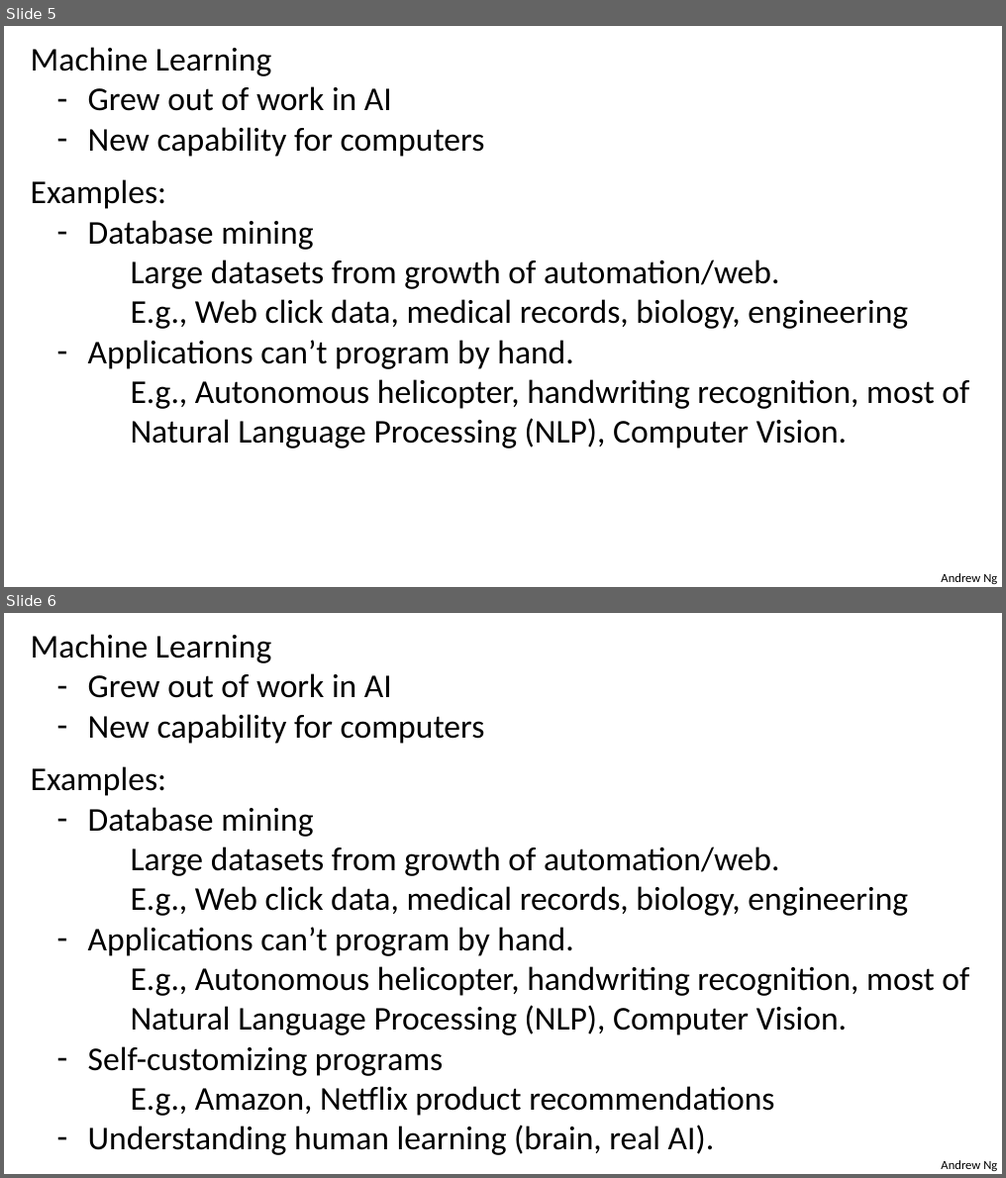
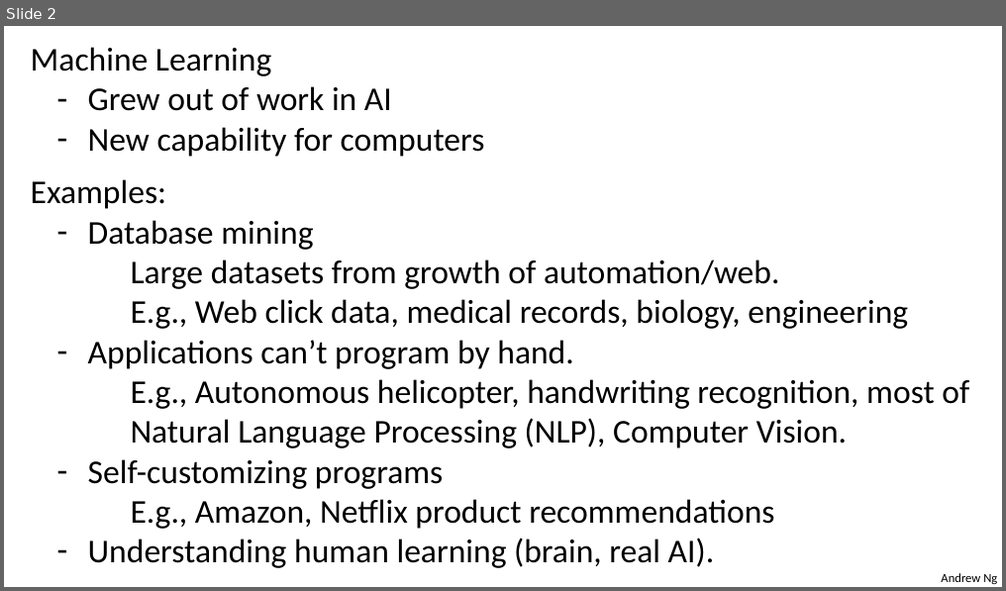
Before and after one commit to lvpythonds/Meetings, a slide deck: Meetup_1/Intro_To_ML.pptx. Shown one above the other, each under a label of ours: slides 5 and 6 before the commit, slide 2 after it. The pictures are 1006x1178 and 1006x591 pixels, drawn with LibreOffice and Linux fonts; fonts in the diff are those of the drawing. Boxes give left, top, right and bottom in pixels: in the first picture for what was removed or moved away, otherwise in the second. Text is boxed around its words. In the diff, an @@ line names an element or a change of style, - is before the commit and + after.

Commit message:
more learning materials

```diff
--- a/Meetup_1/Intro_To_ML.pptx
+++ b/Meetup_1/Intro_To_ML.pptx
@@ slide 5 removed at [4, 26, 1002, 587], background #FFFFFF; not listed: 1 template element that a slide beside it also shows @@
@@ text removed at [31, 47, 969, 449] @@
-Machine Learning
-  – Grew out of work in AI
-  – New capability for computers
-Examples:
-  – Database mining
-    Large datasets from growth of automation/web.
-    E.g., Web click data, medical records, biology, engineering
-  – Applications can’t program by hand.
-    E.g., Autonomous helicopter, handwriting recognition, most of Natural Language Processing (NLP), Computer Vision.
@@ what was slide 6 is now slide 2 @@
```
Also in this commit, not shown: 14 slides changed, 1 slide added, 13 other slides removed, 3 other files.
